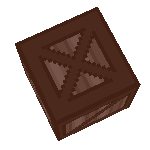
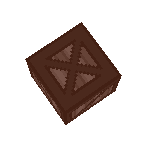
Layers edited between the first and the second 150 x 150 image:
added layer "Pasted Layer" above "Pasted Layer #1" over (25, 22, 122, 125)
hid "Pasted Layer #1" over (15, 7, 141, 141)
